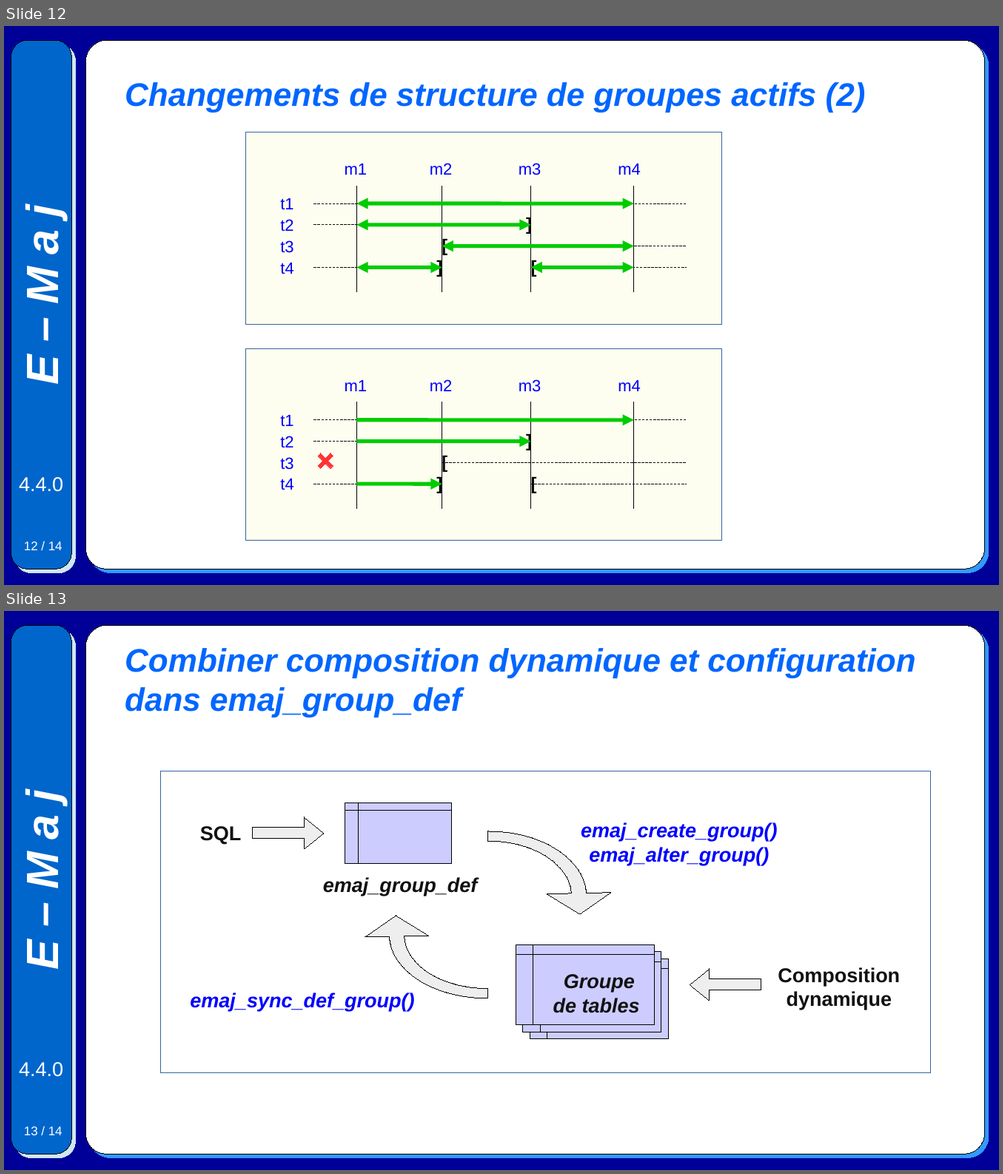
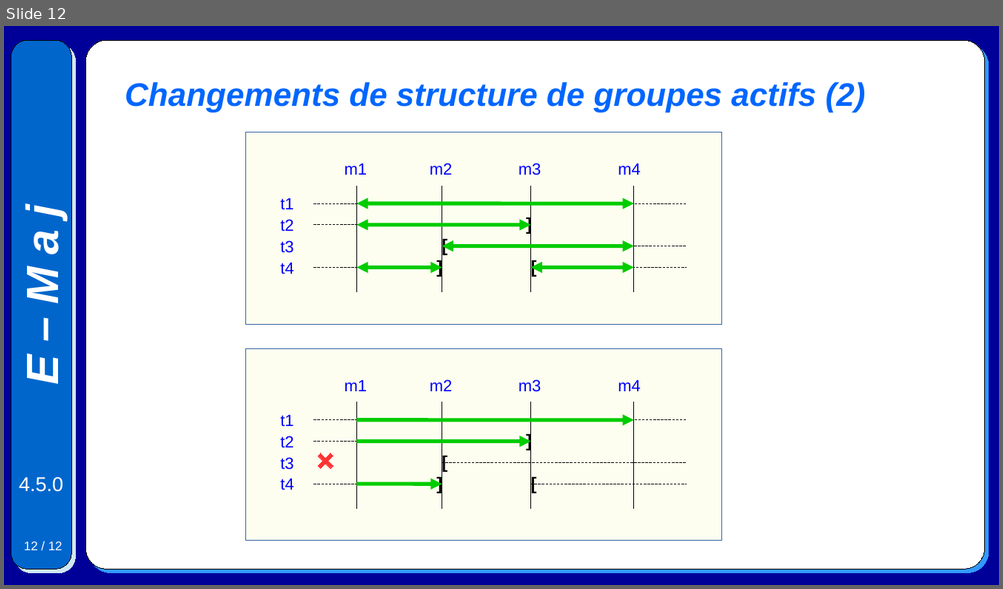
Before and after one commit to beaud76/emaj_doc, a slide deck: Emaj.devel_graphics_fr.odp. Shown one above the other, each under a label of ours: slides 12 and 13 before the commit, slide 12 after it. The pictures are 1003x1174 and 1003x589 pixels, drawn with LibreOffice and Linux fonts; fonts in the diff are those of the drawing. Boxes give left, top, right and bottom in pixels: in the first picture for what was removed or moved away, otherwise in the second. Text is boxed around its words. In the diff, an @@ line names an element or a change of style, - is before the commit and + after.

```diff
--- a/Emaj.devel_graphics_fr.odp
+++ b/Emaj.devel_graphics_fr.odp
@@ slide 13 removed at (4,611,999,1170), background #000099; not listed: 5 template elements that a slide beside it also shows @@
@@ title removed at (125,648,915,718) @@
-Combiner composition dynamique et configuration dans emaj_group_def
@@ rectangle removed at (160,772,930,1074) @@
@@ flow chart internal storage removed at (345,803,452,865) @@
@@ text removed at (200,826,241,844) @@
-SQL
@@ right arrow removed at (253,817,324,849) @@
@@ freeform shape removed at (391,832,586,960) @@
@@ text removed at (580,823,777,866) @@
-emaj_create_group()
-emaj_alter_group()
@@ freeform shape removed at (390,871,584,999) @@
@@ text removed at (323,877,478,896) @@
-emaj_group_def
@@ flow chart internal storage removed at (516,945,654,1025) @@
@@ flow chart internal storage removed at (523,952,662,1033) @@
@@ flow chart internal storage removed at (530,960,669,1039) @@
@@ text removed at (553,974,640,1014) @@
-Groupe de tables
@@ right arrow removed at (690,969,761,1001) @@
@@ text removed at (777,968,899,1010) @@
-Composition dynamique
@@ text removed at (190,993,414,1011) @@
-emaj_sync_def_group()
@@ slide 12 changed as well @@
@@ text at (19,477,63,492): text changed @@
-4.4.0
+4.5.0
@@ page number at (24,542,62,551): text changed @@
-12 / 14
+12 / 12
```
Also in this commit, not shown: 11 other slides changed, 1 other slide removed, 6 other files.
